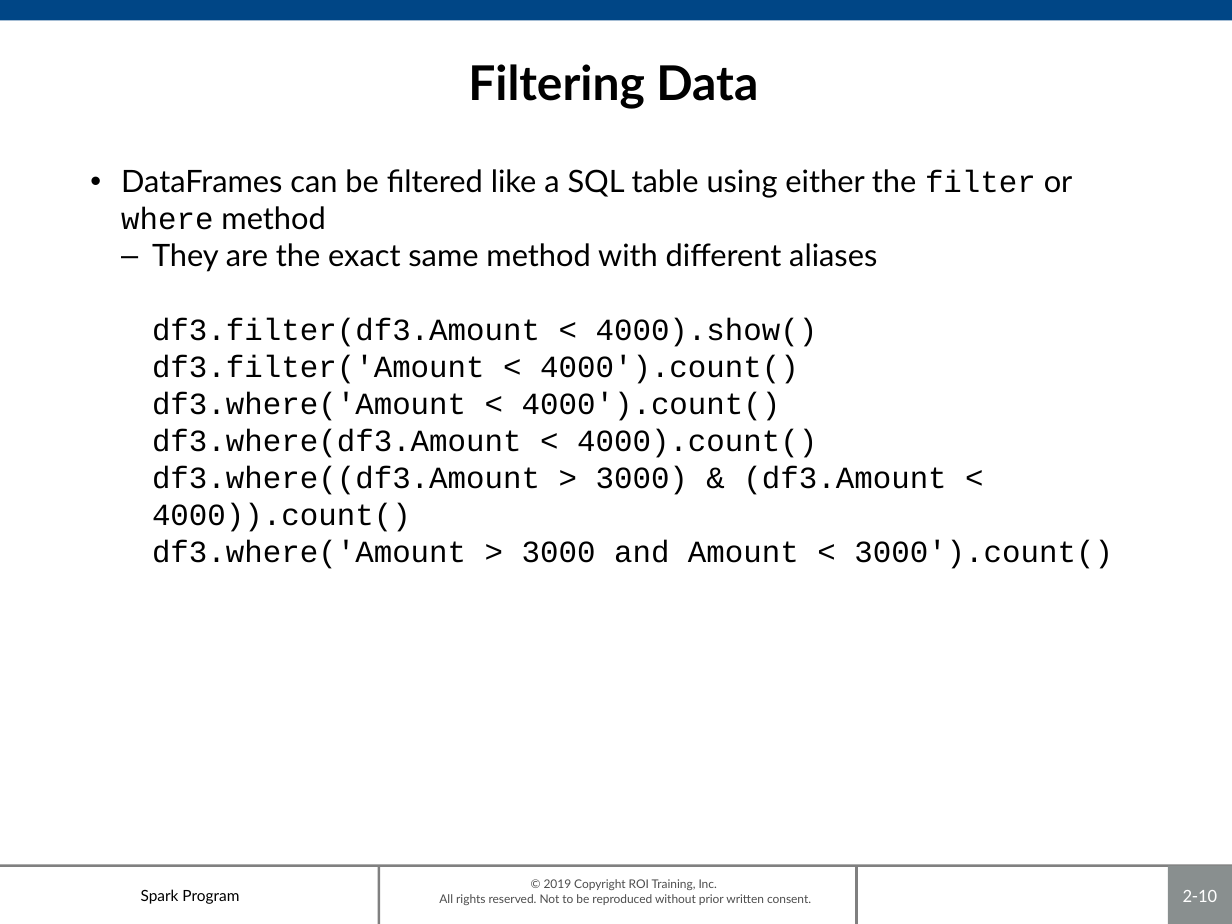
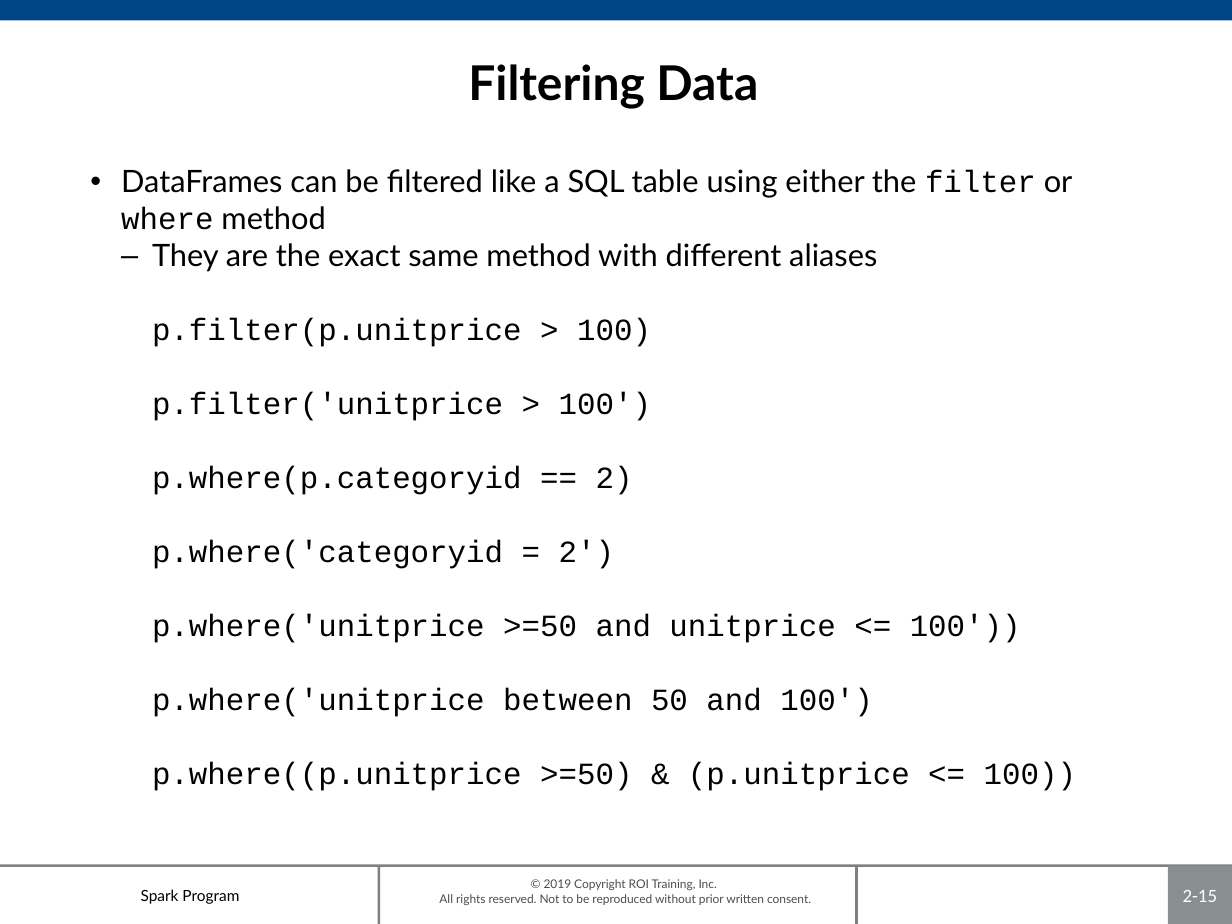
Before and after one commit to roitraining/SparkProgram, a slide deck: slide 15 of Day2/Day2_DataFrames.pptx (slide 10 before the commit). Drawn at 1232x924 pixels with LibreOffice and Linux fonts; fonts in the diff are those of the drawing; background and template pictures are left out. Boxes give left, top, right and bottom in pixels: in the first picture for what was removed or moved away, otherwise in the second. Text is boxed around its words. In the diff, an @@ line names an element or a change of style, - is before the commit and + after.

```diff
--- a/Day2/Day2_DataFrames.pptx
+++ b/Day2/Day2_DataFrames.pptx
@@ text at bbox=[152, 243, 1076, 791]: text changed @@
-  – They are the exact same method with different aliases
-    df3.filter(df3.Amount < 4000).show()
-    df3.filter('Amount < 4000').count()
-    df3.where('Amount < 4000').count()
-    df3.where(df3.Amount < 4000).count()
-    df3.where((df3.Amount > 3000) & (df3.Amount < 4000)).count()
-    df3.where('Amount > 3000 and Amount < 3000').count()
+  – They are the exact same method with different aliases
+    p.filter(p.unitprice > 100)
+    p.filter('unitprice > 100')
+    p.where(p.categoryid == 2)
+    p.where('categoryid = 2')
+    p.where('unitprice >=50 and unitprice <= 100'))
+    p.where('unitprice between 50 and 100')
+    p.where((p.unitprice >=50) & (p.unitprice <= 100))
@@ page number at bbox=[1183, 890, 1217, 902]: text changed @@
-2-10
+2-15
```
Also in this commit, not shown: 4 other slides changed, 2 slides added, 1 slide removed, 1 other file.
